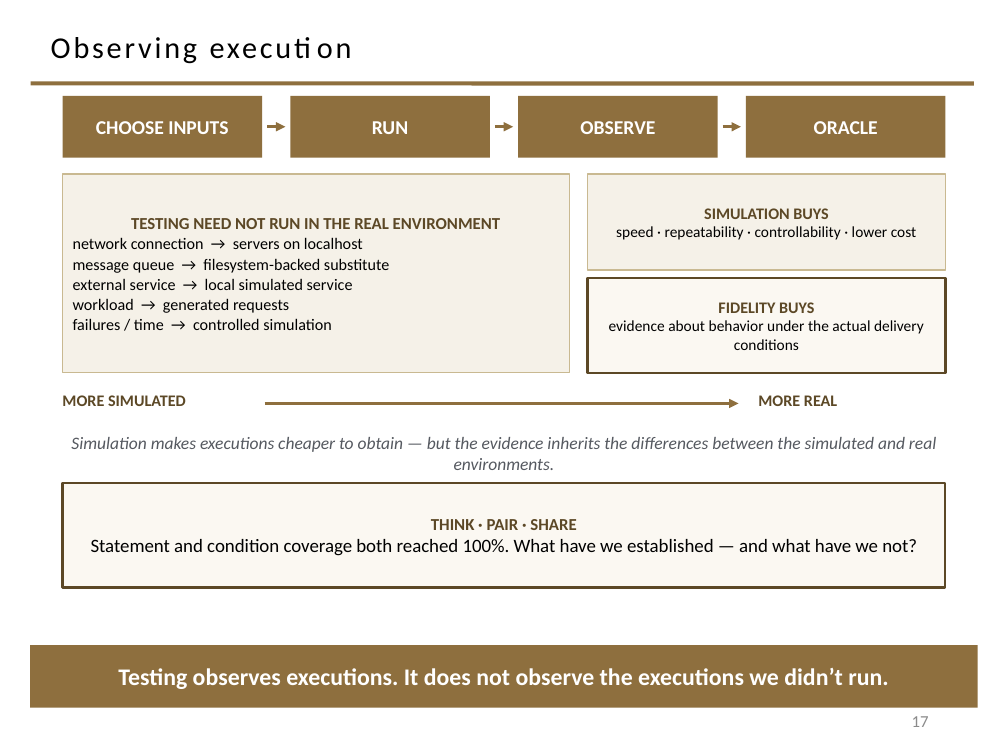
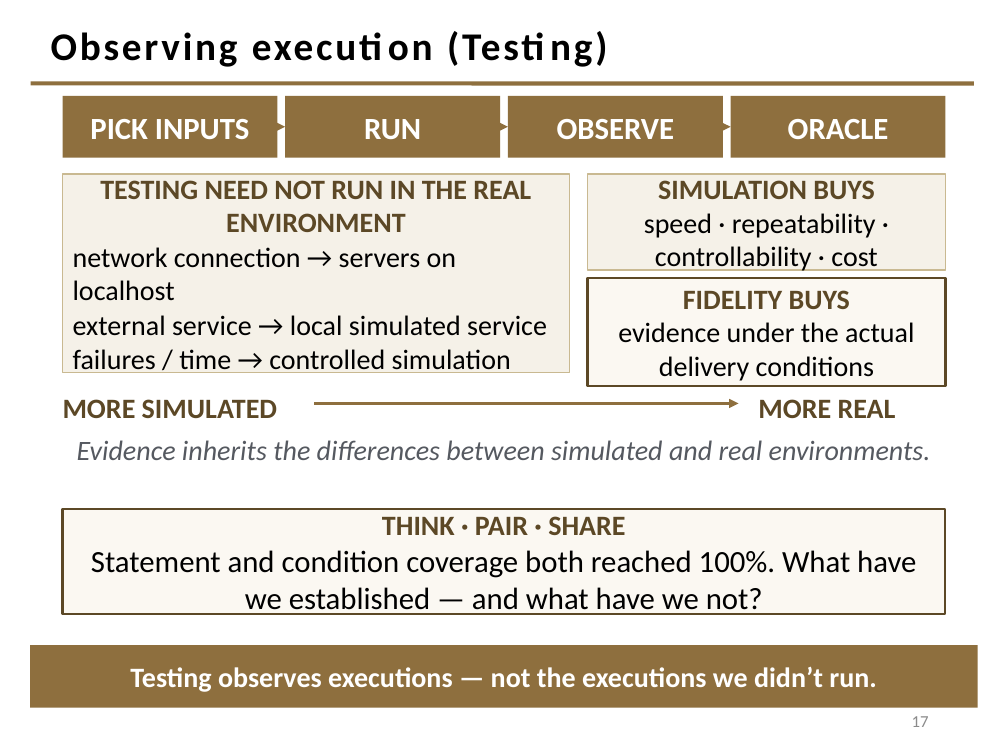
Before and after one commit to davisjam/model-based-agentic-software-engineering, a slide deck: slide 17 of course/lectures/act-1-foundations/08-validation/1-8-Validation.pptx. Drawn at 1008x756 pixels with LibreOffice and Linux fonts; fonts in the diff are those of the drawing; background and template pictures are left out. Boxes give left, top, right and bottom in pixels: in the first picture for what was removed or moved away, otherwise in the second. Text is boxed around its words. In the diff, an @@ line names an element or a change of style, - is before the commit and + after.

```diff
--- a/course/lectures/act-1-foundations/08-validation/1-8-Validation.pptx
+++ b/course/lectures/act-1-foundations/08-validation/1-8-Validation.pptx
@@ title at (51, 32, 238, 67): text changed; size 21.6 to 28 pt; bold on @@
-Observing execution
+Observing execution (Testing)
@@ rectangle "PICK INPUTS": place and size @@
-rectangle "PICK INPUTS" at (62, 96, 262, 157)
+rectangle "PICK INPUTS" at (62, 96, 277, 157)
@@ text in rectangle at (90, 119, 249, 139): text changed; size 14 to 22 pt @@
-CHOOSE INPUTS
+PICK INPUTS
@@ rectangle "RUN": place and size @@
-rectangle "RUN" at (290, 96, 490, 157)
+rectangle "RUN" at (285, 96, 500, 157)
@@ rectangle "OBSERVE": place and size @@
-rectangle "OBSERVE" at (518, 96, 718, 157)
+rectangle "OBSERVE" at (508, 96, 723, 157)
@@ size 14 to 22 pt in 3 elements at (508, 96, 723, 157), (285, 96, 500, 157), (731, 96, 946, 157) @@
@@ rectangle "ORACLE": place and size @@
-rectangle "ORACLE" at (746, 96, 946, 157)
+rectangle "ORACLE" at (731, 96, 946, 157)
@@ arrow moved from (267, 127) - (285, 127) to (277, 127) - (285, 127) @@
@@ arrow moved from (495, 127) - (513, 127) to (500, 127) - (508, 127) @@
@@ arrow moved from (723, 127) - (741, 127) to (723, 127) - (731, 127) @@
@@ rectangle "TESTING NEED NOT RUN IN ..." at (62, 174, 570, 373): size 12 to 20 pt in "TESTING NEED NOT RUN IN THE REAL ..."; size 11.5 to 20 pt in "network connection → servers on localhost", "external service → local simulated service", "failures / time → controlled simulation" @@
@@ text in rectangle at (658, 180, 874, 199): size 11.5 to 20 pt in "SIMULATION BUYS" @@
@@ text in rectangle at (644, 213, 877, 271): text changed; size 11 to 20 pt @@
-speed · repeatability · controllability · lower cost
+speed · repeatability · controllability · cost
@@ text in rectangle at (73, 258, 389, 273): paragraph removed @@
-message queue → filesystem-backed substitute
@@ text in rectangle at (73, 298, 289, 313): paragraph removed @@
-workload → generated requests
@@ rectangle "FIDELITY BUYS": place and size @@
-rectangle "FIDELITY BUYS" at (588, 278, 946, 373)
+rectangle "FIDELITY BUYS" at (588, 278, 946, 386)
@@ text in rectangle at (683, 290, 850, 309): size 11.5 to 20 pt in "FIDELITY BUYS" @@
@@ text in rectangle at (618, 322, 914, 381): text changed; size 11 to 20 pt @@
-evidence about behavior under the actual delivery conditions
+evidence under the actual delivery conditions
@@ text "MORE SIMULATED" at (63, 399, 277, 418): size 11.5 to 20 pt @@
@@ arrow moved from (264, 403) - (739, 403) to (314, 403) - (739, 403) @@
@@ text "MORE REAL" at (758, 399, 896, 418): size 11.5 to 20 pt @@
@@ text at (77, 440, 931, 460): text changed; size 12.5 to 20 pt @@
-Simulation makes executions cheaper to obtain — but the evidence inherits the differences between the simulated and real environments.
+Evidence inherits the differences between simulated and real environments.
@@ rectangle "THINK · PAIR · SHARE": place and size @@
-rectangle "THINK · PAIR · SHARE" at (62, 483, 946, 588)
+rectangle "THINK · PAIR · SHARE" at (62, 509, 946, 614)
@@ rectangle "THINK · PAIR · SHARE" at (62, 509, 946, 614): size 12 to 20 pt in "THINK · PAIR · SHARE"; size 13.5 to 22 pt in "Statement and condition coverage both reached 100%. ..." @@
@@ text in rectangle at (130, 667, 876, 692): text changed; size 17 to 20 pt @@
-Testing observes executions. It does not observe the executions we didn’t run.
+Testing observes executions — not the executions we didn’t run.
```
Also in this commit, not shown: 26 other slides changed, 1 slide added, 1 slide removed.
